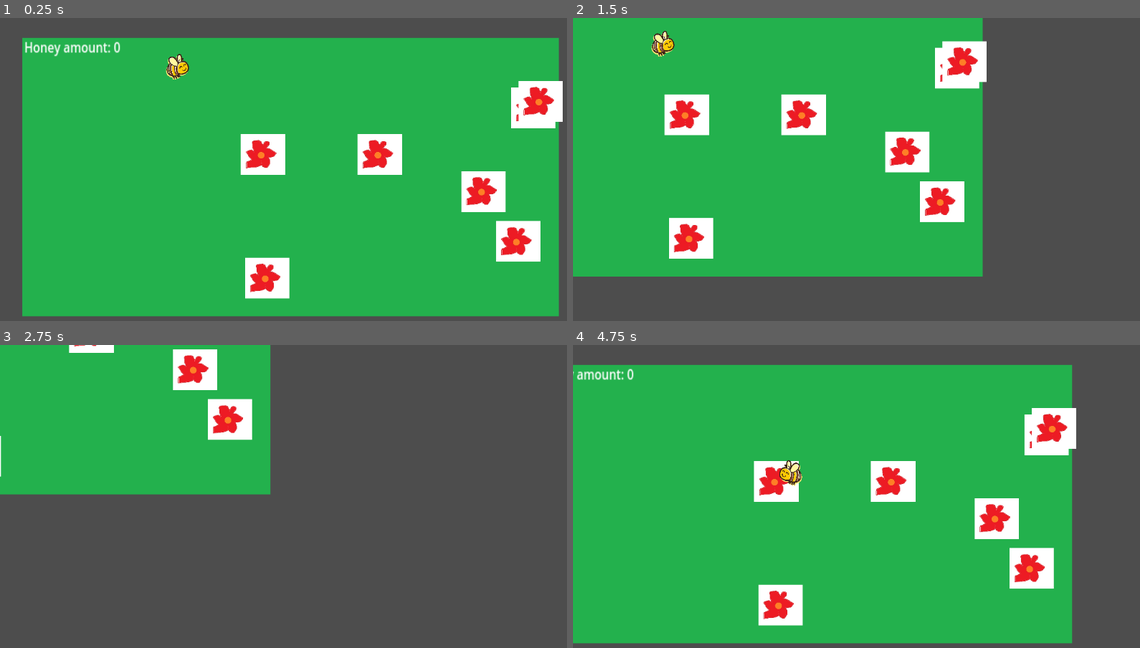
Above: before the commit, frames 1-4 (two rows, left to right).
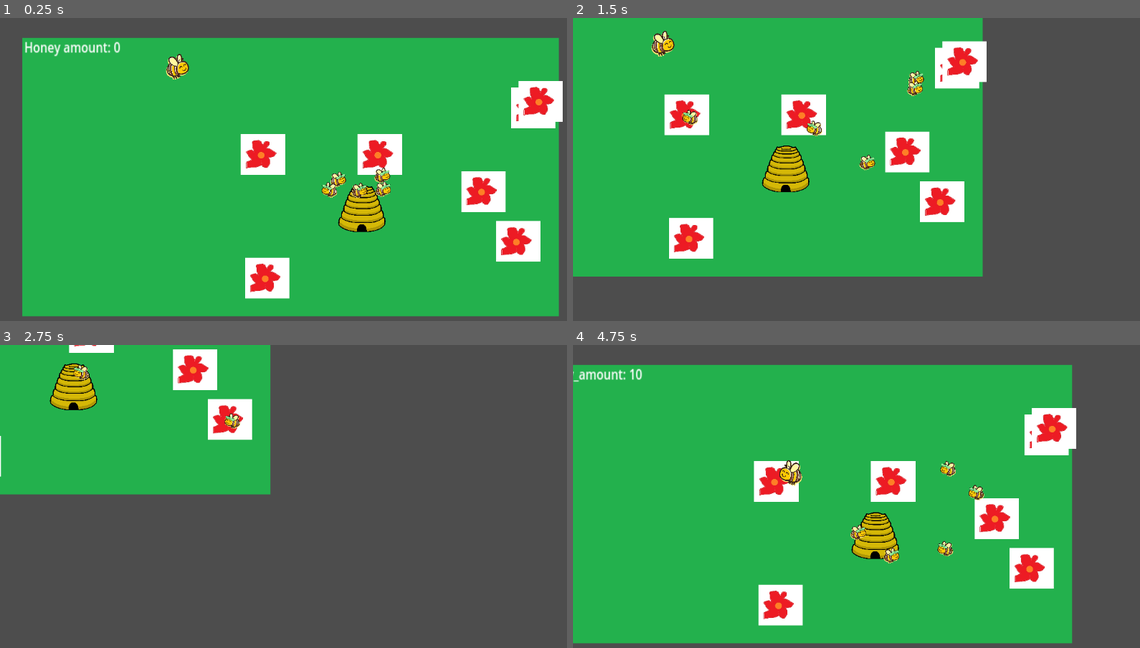
Above: after the commit, the same moments.

Repository: jam53/GMTK-Gamejam-2024
Game: Godot game, scene res://scenes/lawn.tscn
The game is run twice, just before and just after one commit, with the same random seed, the same clock (stepped at 60 frames per second) and the same inputs.
Inputs (mouse positions are in pixels of both pictures, inside the frame that each line leads up to):
- Up to frame 1 (0.25 s): no input
- Up to frame 2 (1.5 s): move the mouse to (986, 163) at 0.52 s; hold D (right) 0.53-1.28 s; tap Z (disable_follow) at 0.6, 1.35 s; click (986, 163) at 0.67 s; move the mouse to (743, 193) at 1.27 s; hold S (down) from 1.28 s (still down)
- Up to frame 3 (2.75 s): move the mouse to (345, 435) at 2.02 s; release S (down) at 2.03 s; hold D (right) from 2.03 s (still down); tap Z (disable_follow) at 2.1 s
- Up to frame 4 (4.75 s): move the mouse to (828, 569) at 2.77 s; release D (right) at 2.78 s; hold W (up) 2.78-3.53 s; tap Z (disable_follow) at 2.85, 3.6, 4.35 s; click (828, 569) at 2.92 s; move the mouse to (1032, 554) at 3.52 s; hold A (left) from 3.53 s (still down); move the mouse to (686, 457) at 4.27 s

The runs differ from the first frame. In frame 1, 1.4% of the frame differs, in the area x 56-69%, y 49-71%; in frame 2, 1.5%; in frame 3, 1.1%; in frame 4, 1.7%, in the area x 0-73%, y 7-73%.

Commit message:
fixed hive issue introduced by branch switches

Diff:
--- a/scenes/hive.tscn
+++ b/scenes/hive.tscn
@@ -1,9 +1,18 @@
-[gd_scene load_steps=2 format=3 uid="uid://ds65m84ydh2gb"]
+[gd_scene load_steps=4 format=3 uid="uid://cod0dvo24bwsr"]
 
-[ext_resource type="Texture2D" path="res://assets/sprites/hive.webp" id="1_r0bes"]
+[ext_resource type="Script" path="res://scripts/hive.gd" id="1_srik8"]
+[ext_resource type="Texture2D" uid="uid://ihpxivsh2rae" path="res://assets/sprites/temp/beehive.png" id="2_38u8k"]
 
-[node name="Hive" type="Node2D"]
+[sub_resource type="CircleShape2D" id="CircleShape2D_swtab"]
+radius = 33.7343
+
+[node name="Hive" type="StaticBody2D"]
+script = ExtResource("1_srik8")
 
 [node name="Sprite2D" type="Sprite2D" parent="."]
-scale = Vector2(0.25, 0.25)
-texture = ExtResource("1_r0bes")
+scale = Vector2(0.0714544, 0.0714544)
+texture = ExtResource("2_38u8k")
+
+[node name="CollisionShape2D" type="CollisionShape2D" parent="."]
+position = Vector2(2, 8)
+shape = SubResource("CircleShape2D_swtab")
Not shown: 1 places in scenes/boids_component.tscn that only renumber resources
